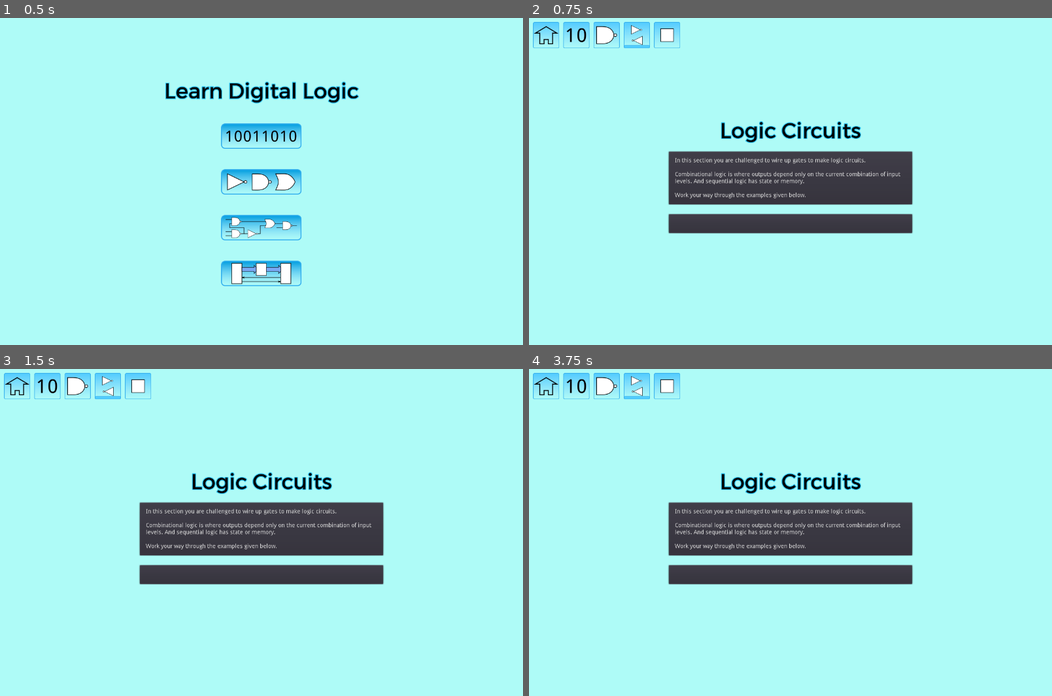
Above: before the commit, frames 1-4 (two rows, left to right).
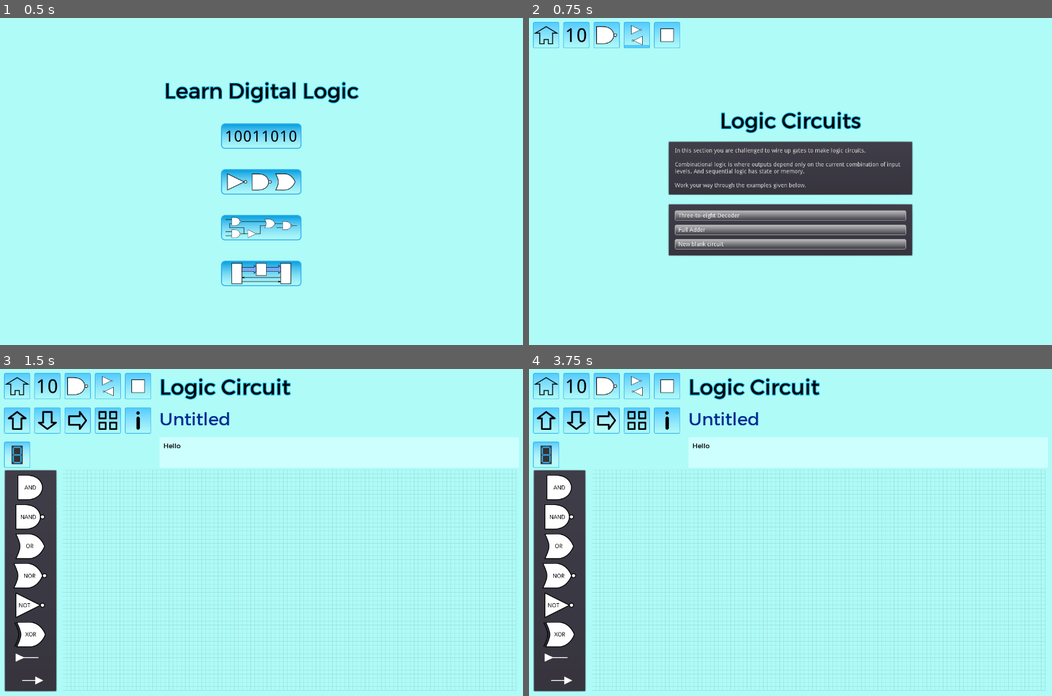
Above: after the commit, the same moments.

Repository: andrew-wilkes/digital-logic
Game: Godot game, scene res://Main.tscn
The game is run twice, just before and just after one commit, with the same random seed, the same clock (stepped at 60 frames per second) and the same inputs.
Inputs (mouse positions are in pixels of both pictures, inside the frame that each line leads up to):
- Up to frame 1 (0.5 s): no input
- Up to frame 2 (0.75 s): click (790, 227) at 0.5 s
- Up to frame 3 (1.5 s): click (266, 594) at 1.25 s, where only the run after the commit has a clickable "New blank circuit"
- Up to frame 4 (3.75 s): click (638, 385) at 2.02 s; click (795, 594) at 2.75 s, where only the run after the commit has a clickable "New blank circuit"; click (607, 421) at 3.52 s

Frame 1 is identical in both runs. In frame 2, 12% of the frame differs, in the area x 26-74%, y 28-73%; in frame 3, 28%, in the area x 0-100%, y 2-99%; in frame 4, 28%.
Error after the commit: Parse Error: Variable "i" already defined in the scope (at line 24). (res://parts/accessories/7Segment.gd:35)

Commit message:
Add blank circuit nav button to circuits scene

Diff:
--- a/game/ButtonList.tscn
+++ b/game/ButtonList.tscn
@@ -4,7 +4,6 @@
 [ext_resource path="res://ButtonList.gd" type="Script" id=2]
 
 [node name="ButtonList" type="MarginContainer"]
-visible = false
 anchor_right = 1.0
 anchor_bottom = 1.0
 mouse_filter = 1
--- a/game/Circuits.gd
+++ b/game/Circuits.gd
@@ -7,8 +7,10 @@
 	for id in tt.data.keys():
 		list.add_item(tt.data[id].title)
 		items.append(id)
+	list.add_item("New blank circuit")
 
 
 func _on_ButtonList_item_selected(index):
-	g.param = items[index]
+	if index < items.size():
+		g.param = items[index]
 	return get_tree().change_scene("res://Logic.tscn")
--- a/game/FileDialog.tscn
+++ b/game/FileDialog.tscn
@@ -4,7 +4,6 @@
 [ext_resource path="res://ButtonList.tscn" type="PackedScene" id=2]
 
 [node name="FileDialog" type="WindowDialog"]
-visible = true
 anchor_right = 1.0
 anchor_bottom = 1.0
 margin_right = -896.0
